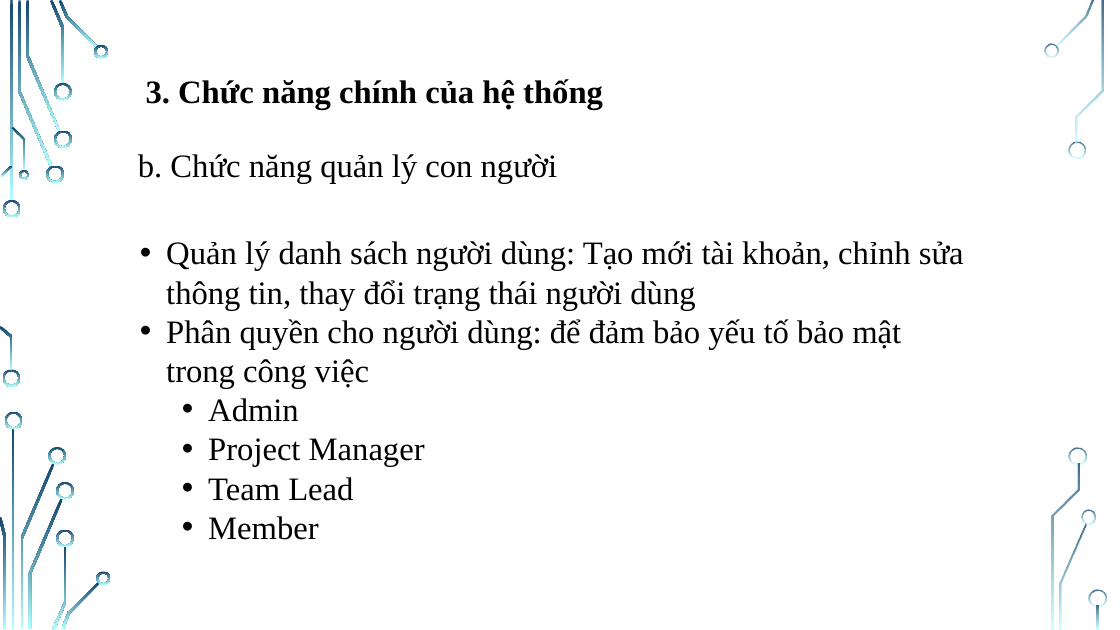
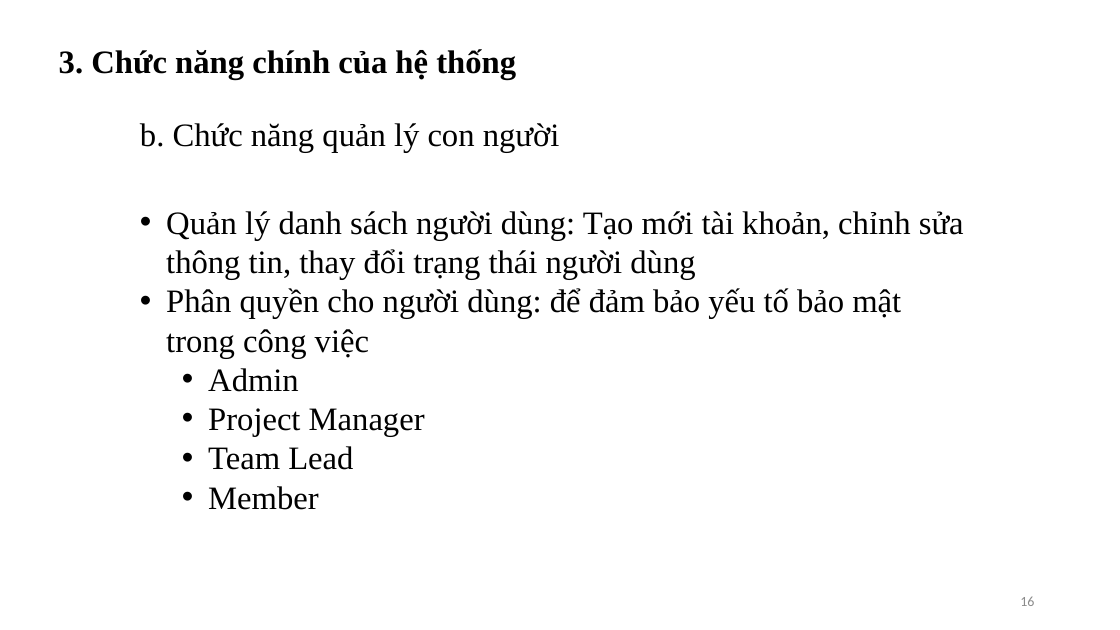
Before and after one commit to NguyenThiHao/DoAnTotNghiep, a slide deck: slide 16 of Documents/Slide do an tot nghiep.pptx (slide 15 before the commit). Drawn at 1120x630 pixels with LibreOffice and Linux fonts; fonts in the diff are those of the drawing; background and template pictures are left out. Boxes give left, top, right and bottom in pixels: in the first picture for what was removed or moved away, otherwise in the second. Text is boxed around its words. In the diff, an @@ line names an element or a change of style, - is before the commit and + after.

```diff
--- a/Documents/Slide do an tot nghiep.pptx
+++ b/Documents/Slide do an tot nghiep.pptx
@@ text "3. Chức năng chính của ...": place and size @@
-text "3. Chức năng chính của ..." at (146, 79, 603, 110)
+text "3. Chức năng chính của ..." at (59, 49, 516, 79)
@@ text "b. Chức năng quản lý ...": place and size @@
-text "b. Chức năng quản lý ..." at (138, 154, 558, 183)
+text "b. Chức năng quản lý ..." at (140, 123, 560, 153)
@@ text "Quản lý danh sách người ...": place and size @@
-text "Quản lý danh sách người ..." at (166, 241, 964, 540)
+text "Quản lý danh sách người ..." at (166, 211, 964, 510)
@@ page number added at (1020, 597, 1034, 606), 12 pt, text #8C8C8C @@
+16
@@ group removed at (0, 0, 1107, 630): 33 freeform shapes, 3 rectangles @@
```
Also in this commit, not shown: 18 other slides changed, 9 slides added, 2 slides removed, 25 other files.
